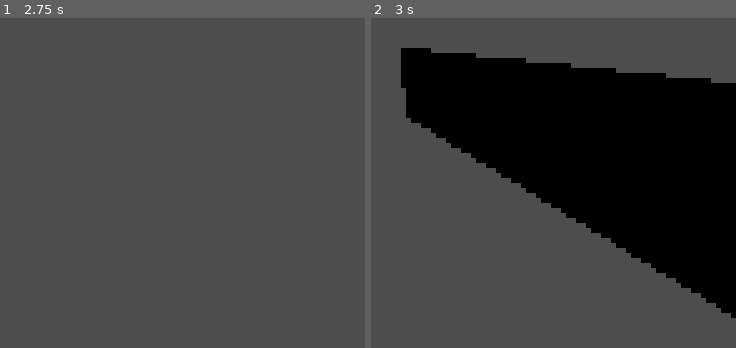
Above: before the commit, frames 1-2 (left to right).
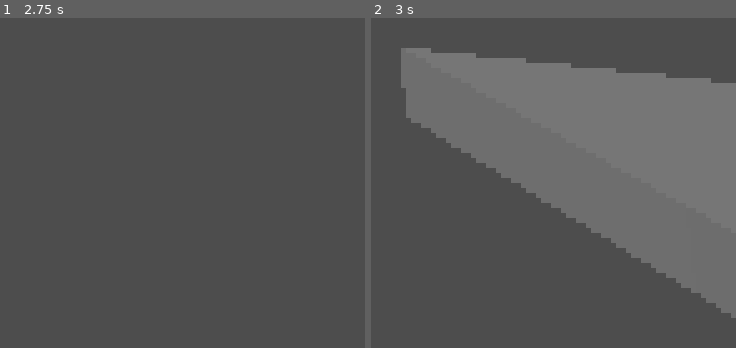
Above: after the commit, the same moments.

Repository: Sapphic-Dinosaur/lesbianismo-on-rico-git
Game: Godot game, scene res://scenes/levels/proto_level.tscn
Same seed, same stepped clock (60 frames per second), same inputs: the game is played once before the commit and once after it.
Inputs (mouse positions are in pixels of both pictures, inside the frame that each line leads up to):
- Up to frame 1 (2.75 s): tap Enter at 0.5, 2 s; move the mouse to (outside the picture) at 0.52 s; hold W (play_forward) 0.53-2.03 s; tap Space (play_jump) at 0.77, 1.25, 1.52 s; move the mouse to (outside the picture) at 1.27 s; move the mouse to (outside the picture) at 2.02 s; hold A (play_left) from 2.03 s (still down)
- Up to frame 2 (3 s): keep holding A (play_left); tap Space (play_jump) at 2.75 s; move the mouse to (outside the picture) at 2.77 s

Frame 1 is identical in both runs. In frame 2, 42% of the frame differs, in the area x 8-100%, y 9-91%.

Commit message:
Update test with interactions

Diff:
--- a/lesbianismo onírico/project.godot
+++ b/lesbianismo onírico/project.godot
@@ -10,7 +10,7 @@
 
 [application]
 
-config/name="Nuevo Proyecto de Juego"
+config/name="lesbianas oniricas"
 run/main_scene="uid://dxo3ilfgjx5dx"
 config/features=PackedStringArray("4.6", "Mobile")
 
@@ -63,6 +63,10 @@
 
 3d_render/layer_1="Solid"
 3d_render/layer_2="Player"
+3d_physics/layer_1="Ground"
+3d_physics/layer_2="Player"
+3d_physics/layer_3="Usables"
+3d_physics/layer_4="PlayerInteraction"
 
 [physics]
 
--- a/lesbianismo onírico/scenes/levels/proto_level.tscn
+++ b/lesbianismo onírico/scenes/levels/proto_level.tscn
@@ -8,7 +8,36 @@
 [sub_resource type="BoxShape3D" id="BoxShape3D_o3vtb"]
 size = Vector3(4.9515686, 0.083618164, 5.0048523)
 
+[sub_resource type="BoxMesh" id="BoxMesh_o3vtb"]
+
+[sub_resource type="StandardMaterial3D" id="StandardMaterial3D_o3vtb"]
+albedo_color = Color(0.16470589, 1, 0.16078432, 1)
+
+[sub_resource type="BoxShape3D" id="BoxShape3D_0pugu"]
+size = Vector3(0.4008789, 0.4257202, 0.39154053)
+
+[sub_resource type="SphereShape3D" id="SphereShape3D_7ic40"]
+
+[sub_resource type="PlaceholderTexture2D" id="PlaceholderTexture2D_o3vtb"]
+size = Vector2(30, 50)
+
 [node name="Proto level" type="Node" unique_id=781541328]
+
+[node name="Label" type="Label" parent="." unique_id=1182705079]
+visible = false
+anchors_preset = 7
+anchor_left = 0.5
+anchor_top = 1.0
+anchor_right = 0.5
+anchor_bottom = 1.0
+offset_left = -175.0
+offset_top = -55.0
+offset_right = 175.0
+grow_horizontal = 2
+grow_vertical = 0
+theme_override_font_sizes/font_size = 40
+text = "Press E to interact"
+horizontal_alignment = 3
 
 [node name="pause handler" type="Node" parent="." unique_id=213247962 node_paths=PackedStringArray("player")]
 process_mode = 3
@@ -36,5 +65,128 @@
 transform = Transform3D(1, 0, 0, 0, 1, 0, 0, 0, 1, -0.018936157, 0.0079956055, -0.006088257)
 shape = SubResource("BoxShape3D_o3vtb")
 
-[node name="Lesbian" parent="." unique_id=484234173 instance=ExtResource("2_o3vtb")]
+[node name="Lesbian" parent="." unique_id=484234173 node_paths=PackedStringArray("interactText") instance=ExtResource("2_o3vtb")]
 transform = Transform3D(1, 0, 0, 0, 1, 0, 0, 0, 1, -0.93012434, 1.0498046, -1.073791)
+interactText = NodePath("../Label")
+
+[node name="StaticBody3D3" type="StaticBody3D" parent="." unique_id=939252039]
+transform = Transform3D(1, 0, 0, 0, 1, 0, 0, 0, 1, 5.1627007, 1.7696536, 0)
+
+[node name="CSGMesh3D" type="CSGMesh3D" parent="StaticBody3D3" unique_id=1142598925]
+transform = Transform3D(0.4, 0, 0, 0, 0.4, 0, 0, 0, 0.4, 0, 0, 0)
+mesh = SubResource("BoxMesh_o3vtb")
+material = SubResource("StandardMaterial3D_o3vtb")
+
+[node name="CollisionShape3D" type="CollisionShape3D" parent="StaticBody3D3" unique_id=238665110]
+transform = Transform3D(1, 0, 0, 0, 1, 0, 0, 0, 1, 0.010009766, -0.0030212402, 0.0027770996)
+shape = SubResource("BoxShape3D_0pugu")
+
+[node name="InteractionBox" type="Area3D" parent="StaticBody3D3" unique_id=578672226]
+collision_layer = 4
+collision_mask = 8
+
+[node name="CollisionShape3D" type="CollisionShape3D" parent="StaticBody3D3/InteractionBox" unique_id=17681080]
+transform = Transform3D(1, 0, 0, 0, 1, 0, 0, 0, 1, -0.53398275, 0.050341845, 0)
+shape = SubResource("SphereShape3D_7ic40")
+debug_color = Color(0.6671387, 0.51128393, 3.85046e-07, 0.41960785)
+
+[node name="CanvasLayer" type="CanvasLayer" parent="StaticBody3D3/InteractionBox" unique_id=394404234]
+
+[node name="Control" type="Control" parent="StaticBody3D3/InteractionBox/CanvasLayer" unique_id=1666561016]
+visible = false
+layout_mode = 3
+anchors_preset = 15
+anchor_right = 1.0
+anchor_bottom = 1.0
+grow_horizontal = 2
+grow_vertical = 2
+
+[node name="VBoxContainer" type="VBoxContainer" parent="StaticBody3D3/InteractionBox/CanvasLayer/Control" unique_id=696747202]
+layout_mode = 1
+anchors_preset = 8
+anchor_left = 0.5
+anchor_top = 0.5
+anchor_right = 0.5
+anchor_bottom = 0.5
+offset_left = -31.0
+offset_top = -81.5
+offset_right = 31.0
+offset_bottom = 81.5
+grow_horizontal = 2
+grow_vertical = 2
+alignment = 1
+
+[node name="Label" type="Label" parent="StaticBody3D3/InteractionBox/CanvasLayer/Control/VBoxContainer" unique_id=530376021]
+layout_mode = 2
+theme_override_font_sizes/font_size = 70
+text = "000"
+horizontal_alignment = 1
+
+[node name="GridContainer" type="GridContainer" parent="StaticBody3D3/InteractionBox/CanvasLayer/Control/VBoxContainer" unique_id=1315289906]
+layout_mode = 2
+columns = 3
+
+[node name="Button7" type="Button" parent="StaticBody3D3/InteractionBox/CanvasLayer/Control/VBoxContainer/GridContainer" unique_id=823279318]
+layout_mode = 2
+theme_override_font_sizes/font_size = 60
+text = "7"
+
+[node name="Button8" type="Button" parent="StaticBody3D3/InteractionBox/CanvasLayer/Control/VBoxContainer/GridContainer" unique_id=615625297]
+layout_mode = 2
+theme_override_font_sizes/font_size = 60
+text = "8"
+
+[node name="Button9" type="Button" parent="StaticBody3D3/InteractionBox/CanvasLayer/Control/VBoxContainer/GridContainer" unique_id=1520518373]
+layout_mode = 2
+theme_override_font_sizes/font_size = 60
+text = "9"
+
+[node name="Button4" type="Button" parent="StaticBody3D3/InteractionBox/CanvasLayer/Control/VBoxContainer/GridContainer" unique_id=919521281]
+layout_mode = 2
+theme_override_font_sizes/font_size = 60
+text = "4"
+
+[node name="Button5" type="Button" parent="StaticBody3D3/InteractionBox/CanvasLayer/Control/VBoxContainer/GridContainer" unique_id=115947127]
+layout_mode = 2
+theme_override_font_sizes/font_size = 60
+text = "5"
+
+[node name="Button6" type="Button" parent="StaticBody3D3/InteractionBox/CanvasLayer/Control/VBoxContainer/GridContainer" unique_id=1668534089]
+layout_mode = 2
+theme_override_font_sizes/font_size = 60
+text = "6"
+
+[node name="Button1" type="Button" parent="StaticBody3D3/InteractionBox/CanvasLayer/Control/VBoxContainer/GridContainer" unique_id=1330453766]
+layout_mode = 2
+theme_override_font_sizes/font_size = 60
+text = "1"
+
+[node name="Button2" type="Button" parent="StaticBody3D3/InteractionBox/CanvasLayer/Control/VBoxContainer/GridContainer" unique_id=1805933051]
+layout_mode = 2
+theme_override_font_sizes/font_size = 60
+text = "2"
+
+[node name="Button3" type="Button" parent="StaticBody3D3/InteractionBox/CanvasLayer/Control/VBoxContainer/GridContainer" unique_id=520695453]
+layout_mode = 2
+theme_override_font_sizes/font_size = 60
+text = "3"
+
+[node name="Panel" type="Panel" parent="StaticBody3D3/InteractionBox/CanvasLayer/Control/VBoxContainer/GridContainer" unique_id=1703411375]
+modulate = Color(1, 1, 1, 0)
+layout_mode = 2
+
+[node name="Button0" type="Button" parent="StaticBody3D3/InteractionBox/CanvasLayer/Control/VBoxContainer/GridContainer" unique_id=2143369752]
+layout_mode = 2
+theme_override_font_sizes/font_size = 60
+text = "0
+"
+
+[node name="Button10" type="Button" parent="StaticBody3D3/InteractionBox/CanvasLayer/Control/VBoxContainer/GridContainer" unique_id=1127754800]
+layout_mode = 2
+text = "
+"
+icon = SubResource("PlaceholderTexture2D_o3vtb")
+icon_alignment = 1
+
+[node name="DirectionalLight3D" type="DirectionalLight3D" parent="." unique_id=1425765816]
+transform = Transform3D(0.7273776, 0.42716473, -0.5370774, 0, 0.78264076, 0.62247366, 0.68623745, -0.4527734, 0.5692753, 0, 5.128899, 4.4034033)
--- a/lesbianismo onírico/scenes/player/lesbian.tscn
+++ b/lesbianismo onírico/scenes/player/lesbian.tscn
@@ -5,6 +5,9 @@
 [sub_resource type="CapsuleMesh" id="CapsuleMesh_cdiss"]
 
 [sub_resource type="CapsuleShape3D" id="CapsuleShape3D_5bhsc"]
+
+[sub_resource type="SphereShape3D" id="SphereShape3D_5bhsc"]
+radius = 0.696157
 
 [node name="Lesbian" type="CharacterBody3D" unique_id=484234173]
 script = ExtResource("1_5bhsc")
@@ -23,3 +26,15 @@
 
 [node name="Camera3D" type="Camera3D" parent="Yaw/Pitch" unique_id=2025003705]
 cull_mask = 1048573
+
+[node name="InteractionBox" type="Area3D" parent="Yaw/Pitch" unique_id=1925905359]
+collision_layer = 8
+collision_mask = 4
+
+[node name="CollisionShape3D" type="CollisionShape3D" parent="Yaw/Pitch/InteractionBox" unique_id=796478618]
+transform = Transform3D(1, 0, 0, 0, 1, 0, 0, 0, 1, 0, 0, -0.6272516)
+shape = SubResource("SphereShape3D_5bhsc")
+debug_color = Color(0.6005939, 0.543645, 1.92523e-07, 0.41960785)
+
+[connection signal="area_entered" from="Yaw/Pitch/InteractionBox" to="." method="_on_interaction_box_area_entered"]
+[connection signal="area_exited" from="Yaw/Pitch/InteractionBox" to="." method="_on_interaction_box_area_exited"]
--- a/lesbianismo onírico/scripts/player/lesbian.gd
+++ b/lesbianismo onírico/scripts/player/lesbian.gd
@@ -4,6 +4,7 @@
 @onready var yaw: Marker3D = $Yaw
 @onready var pitch: Marker3D = $Yaw/Pitch
 
+@export var interactText: Label
 @export var cam_sense: float = 1.0
 
 const SPEED = 5.0
@@ -39,3 +40,13 @@
 func _capture_mouse(pause: bool):
 	if !pause: Input.mouse_mode = Input.MOUSE_MODE_CAPTURED
 	else: Input.mouse_mode = Input.MOUSE_MODE_VISIBLE
+
+
+func _on_interaction_box_area_entered(area: Area3D) -> void:
+	print("Now you can interact")
+	interactText.visible = true
+
+
+func _on_interaction_box_area_exited(area: Area3D) -> void:
+	print("Now you can NOT interact")
+	interactText.visible = false
